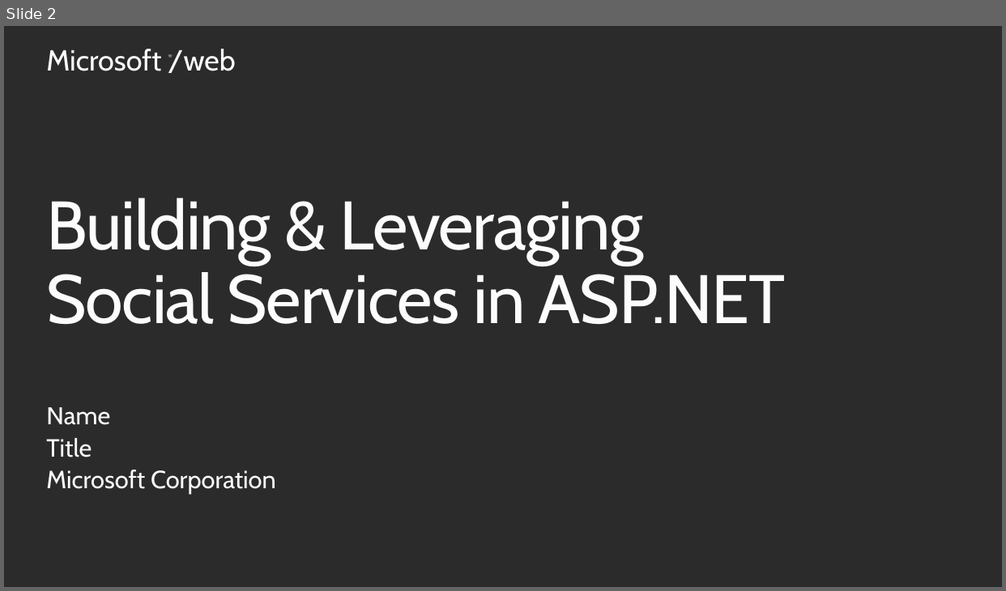
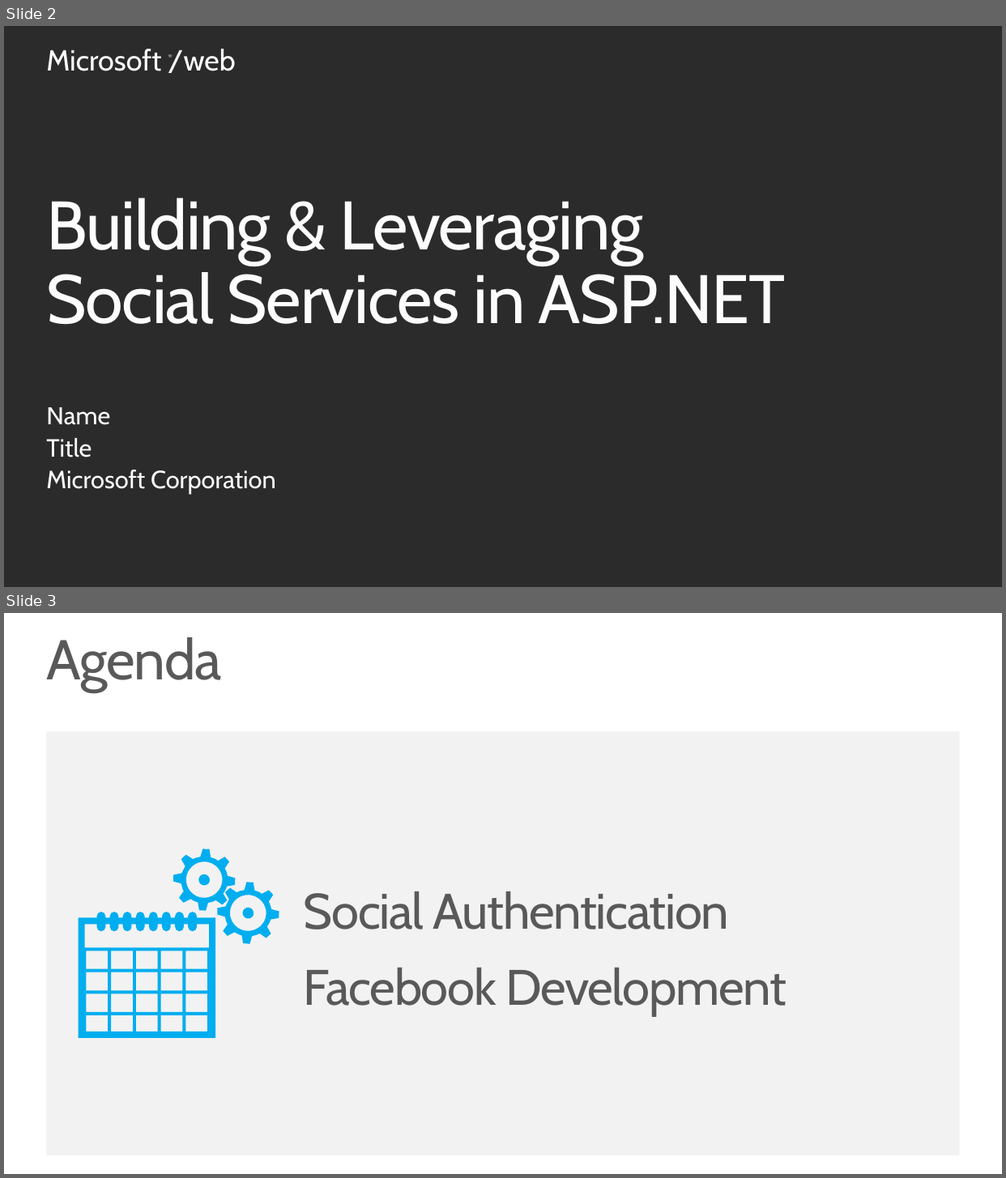
Before and after one commit to Microsoft-Web/PRESENTATION-BuildingSocialWebApps, a slide deck: BuildingAndLeveragingSocialServices.pptx. Shown one above the other, each under a label of ours: slide 2 before the commit, slides 2 and 3 after it. The pictures are 1006x591 and 1006x1178 pixels, drawn with LibreOffice and Linux fonts; fonts in the diff are those of the drawing; background and template pictures are left out; a plain dark background stands for a picture behind light text. Boxes give left, top, right and bottom in pixels: in the first picture for what was removed or moved away, otherwise in the second. Text is boxed around its words. In the diff, an @@ line names an element or a change of style, - is before the commit and + after.

```diff
--- a/BuildingAndLeveragingSocialServices.pptx
+++ b/BuildingAndLeveragingSocialServices.pptx
@@ slide 3 added at (4,613,1002,1174), background #FFFFFF @@
@@ title added at (46,637,221,692), 54 pt, text #595959 @@
+Agenda
@@ rectangle added at (47,731,959,1156), fill #F2F2F2 @@
@@ freeform shape added at (78,849,279,1038), fill #00AEEF @@
@@ text added at (304,892,786,1016), 48 pt, text #595959 @@
+Social Authentication
+Facebook Development
```
Also in this commit, not shown: 11 other slides added, 1 slide removed.
